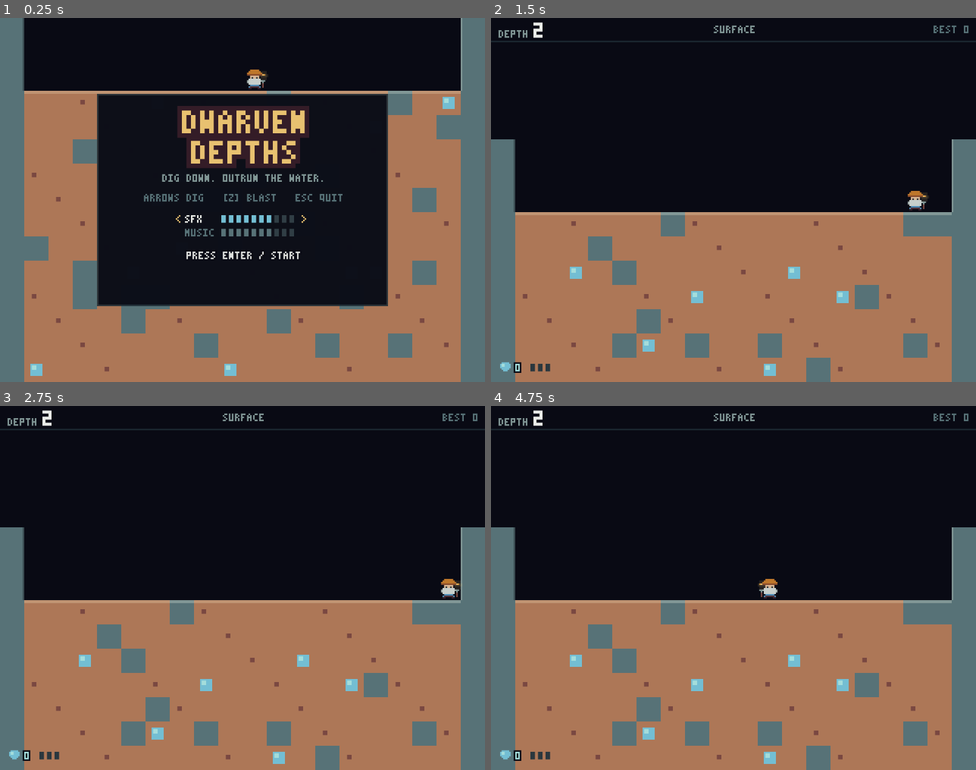
Above: before the commit, frames 1-4 (two rows, left to right).
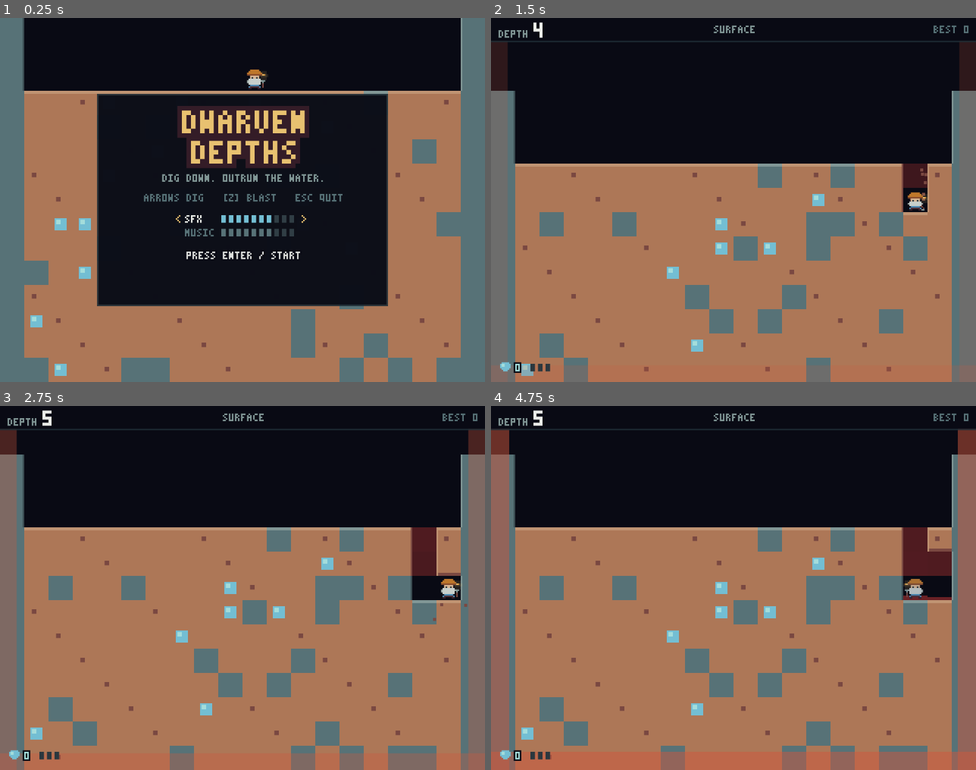
Above: after the commit, the same moments.

Repository: DwarvenExcursion/dwarven-depths
Game: Godot game, scene res://main.tscn
Same seed, same stepped clock (60 frames per second), same inputs: the game is played once before the commit and once after it.
Inputs:
- Up to frame 1 (0.25 s): no input
- Up to frame 2 (1.5 s): tap Enter (start_game) at 0.5 s; hold Right (move_right) 0.53-1.28 s; hold Z (dig) 0.53-1.28 s; hold Down (move_down) from 1.28 s (still down); tap Z (dig) at 1.35 s
- Up to frame 3 (2.75 s): release Down (move_down) at 2.03 s; hold Right (move_right) from 2.03 s (still down); hold Enter (start_game) from 2.03 s (still down); tap Z (dig) at 2.3 s
- Up to frame 4 (4.75 s): release Right (move_right) at 2.78 s; release Enter (start_game) at 2.78 s; hold Up (move_up) 2.78-3.53 s; tap Z (dig) at 2.85, 4.55 s; tap Enter (start_game) at 3.5, 4.35 s; hold Z (dig) 3.53-4.28 s; hold Left (move_left) from 3.53 s (still down)

The runs differ from the first frame. In frame 1, 9.0% of the frame differs, in the area x 5-95%, y 20-100%; in frame 2, 25%; in frame 3, 35%; in frame 4, 36%, in the area x 0-100%, y 2-100%.

Commit message:
Strata to depth 5000, and a cave curve to keep them passable
Seventeen bands from SURFACE to WORLDHEART at 5000, gaps widening from
60 rows to 840, with neighbours rotated through different Apollo ramps
so a boundary reads as a change of colour and not just of density.
Anything deeper clamps: stratum() keeps the last match rather than
indexing, so there was never a bound to run off.

The work order's `cave` key did not exist. Generation rolled only stone
and gem and made everything else dirt, so depth had no terrain variation
at all -- only a repaint. `cave` is the chance that rock has already
broken, rolled before stone, rising with depth. It is what makes the
deep bands survivable: they are the hardest to cut and also the most
likely to be open somewhere. Without it a 0.56-stone band is a wall.

Measured over 100 rows per band by tools/stratashot.gd: open space runs
0.2% at the surface to 16% at EMBERDEEP, and the longest run of rows
with no diggable tile is 0 at every band. 5200 rows generate in 39 ms.

Note that this moves floodsim's seeded baseline. The extra randf() per
tile shifts the whole RNG stream even where cave is 0.00, so its
depth-40 stall margin reads 48 rows where it used to read 19 -- same
statistics, different world, no difficulty change. Confirmed it was the
stream and not variance by running it three times identically.

Also corrected the docs: CRYSTAL and MAGMA were never unreachable. That
came from the scripted dwarf, which dies around 108 because it has no
lookahead. A human reaches MAGMA consistently, which is why four bands
had seemed like enough.

Co-Authored-By: Claude Opus 5 <noreply@anthropic.com>

Diff:
--- a/dwarven-depths/scripts/apollo.gd
+++ b/dwarven-depths/scripts/apollo.gd
@@ -63,26 +63,100 @@
 
 ## Depth bands. Stone density climbing is the difficulty curve: more stone
 ## means more forced detours, and a detour costs depth directly.
+## The descent, in seventeen tiers from the surface to row 5000.
+##
+## Three curves run the whole way down and none of them is linear:
+##
+## - `stone` rises but flattens. Past about 0.5 the shaft stops being diggable
+##   and starts being a wall, so the deep tiers creep rather than climb.
+## - `gem` falls but never reaches zero. Gems are blast currency, and a tier
+##   that pays nothing is a tier where a wall of stone is a dead end.
+## - `cave` is the counterweight. Open space rises with depth, so the deepest
+##   rock is the hardest to cut *and* the most likely to have already broken
+##   somewhere. It is what keeps a 0.56-stone tier passable.
+##
+## Depths past the last tier clamp to it -- stratum() keeps the last match
+## rather than indexing, so there is no bound to run off.
+##
+## Every colour is an Apollo 46 constant except `deep`, the bedrock tint
+## behind the shaft, which is a per-tier near-black. That exception predates
+## this table; the four original tiers all carry one.
 const STRATA := [
-	{"at": 0,   "name": "SURFACE",    "stone": 0.10, "gem": 0.07,
+	{"at": 0,    "name": "SURFACE",    "stone": 0.10, "gem": 0.070, "cave": 0.00,
 		"dirt": SOIL,      "dirt_hi": SOIL_L,    "dirt_lo": SOIL_D,
 		"rock": SLATE_L,   "rock_hi": SLATE_XL,  "rock_lo": SLATE,
 		"deep": Color("120d10")},
-	{"at": 60,  "name": "DEEP EARTH", "stone": 0.18, "gem": 0.06,
+	{"at": 60,   "name": "DEEP EARTH", "stone": 0.18, "gem": 0.060, "cave": 0.01,
 		"dirt": SOIL_D,    "dirt_hi": SOIL,      "dirt_lo": SOIL_XD,
 		"rock": SLATE,     "rock_hi": SLATE_L,   "rock_lo": SLATE_D,
 		"deep": Color("0d0f14")},
-	{"at": 130, "name": "CRYSTAL",    "stone": 0.26, "gem": 0.05,
+	{"at": 130,  "name": "CRYSTAL",    "stone": 0.26, "gem": 0.050, "cave": 0.02,
 		"dirt": VIOLET_D,  "dirt_hi": VIOLET,    "dirt_lo": VIOLET_XD,
 		"rock": SLATE_D,   "rock_hi": SLATE,     "rock_lo": SLATE_XD,
 		"deep": Color("100c18")},
-	{"at": 210, "name": "MAGMA",      "stone": 0.34, "gem": 0.04,
+	{"at": 210,  "name": "MAGMA",      "stone": 0.34, "gem": 0.040, "cave": 0.03,
 		"dirt": BARK,      "dirt_hi": RUST,      "dirt_lo": BARK_XD,
 		"rock": BARK_XD,   "rock_hi": BARK,      "rock_lo": BLOOD_XD,
 		"deep": Color("15080c")},
+
+	# --- past the old floor -------------------------------------------
+	{"at": 310,  "name": "OBSIDIAN",   "stone": 0.38, "gem": 0.036, "cave": 0.05,
+		"dirt": SLATE_D,   "dirt_hi": SLATE,     "dirt_lo": SLATE_XD,
+		"rock": INK,       "rock_hi": SLATE_XD,  "rock_lo": VOID,
+		"deep": Color("07080d")},
+	{"at": 430,  "name": "CINDERFALL", "stone": 0.41, "gem": 0.033, "cave": 0.06,
+		"dirt": BLOOD_D,   "dirt_hi": BLOOD,     "dirt_lo": BLOOD_XD,
+		"rock": BARK_XD,   "rock_hi": BARK,      "rock_lo": BLOOD_XD,
+		"deep": Color("170a0e")},
+	{"at": 580,  "name": "THE VEIN",   "stone": 0.435, "gem": 0.031, "cave": 0.075,
+		"dirt": RUST,      "dirt_hi": BRONZE,    "dirt_lo": BARK,
+		"rock": BARK_XD,   "rock_hi": BARK,      "rock_lo": BLOOD_XD,
+		"deep": Color("1a0e08")},
+	{"at": 760,  "name": "DEEPFORGE",  "stone": 0.455, "gem": 0.029, "cave": 0.085,
+		"dirt": BARK,      "dirt_hi": RUST,      "dirt_lo": BARK_XD,
+		"rock": SLATE_XD,  "rock_hi": SLATE_D,   "rock_lo": INK,
+		"deep": Color("120a0a")},
+	{"at": 980,  "name": "SALTWORKS",  "stone": 0.47, "gem": 0.027, "cave": 0.095,
+		"dirt": SAND,      "dirt_hi": SAND_L,    "dirt_lo": SOIL_L,
+		"rock": SLATE_L,   "rock_hi": SLATE_XL,  "rock_lo": SLATE,
+		"deep": Color("141013")},
+	{"at": 1250, "name": "GLASSFLOW",  "stone": 0.485, "gem": 0.026, "cave": 0.105,
+		"dirt": STEEL,     "dirt_hi": AZURE,     "dirt_lo": DENIM,
+		"rock": NAVY,      "rock_hi": DENIM,     "rock_lo": INK,
+		"deep": Color("080b16")},
+	{"at": 1580, "name": "THE CHOKE",  "stone": 0.50, "gem": 0.025, "cave": 0.115,
+		"dirt": MOSS_D,    "dirt_hi": MOSS,      "dirt_lo": SOIL_XD,
+		"rock": SLATE_D,   "rock_hi": SLATE,     "rock_lo": SLATE_XD,
+		"deep": Color("0a1410")},
+	{"at": 1980, "name": "NIGHTROCK",  "stone": 0.51, "gem": 0.024, "cave": 0.125,
+		"dirt": VIOLET_D,  "dirt_hi": VIOLET,    "dirt_lo": VIOLET_XD,
+		"rock": INK,       "rock_hi": SLATE_XD,  "rock_lo": VOID,
+		"deep": Color("0c0a16")},
+	{"at": 2460, "name": "THE MARROW", "stone": 0.52, "gem": 0.023, "cave": 0.135,
+		"dirt": BONE,      "dirt_hi": WHITE,     "dirt_lo": MIST,
+		"rock": SLATE,     "rock_hi": SLATE_L,   "rock_lo": SLATE_D,
+		"deep": Color("15161a")},
+	{"at": 3040, "name": "COLDIRON",   "stone": 0.53, "gem": 0.022, "cave": 0.145,
+		"dirt": SLATE,     "dirt_hi": SLATE_L,   "dirt_lo": SLATE_D,
+		"rock": SLATE_XD,  "rock_hi": SLATE_D,   "rock_lo": INK,
+		"deep": Color("0d1116")},
+	{"at": 3740, "name": "THE SUMP",   "stone": 0.54, "gem": 0.021, "cave": 0.155,
+		"dirt": MOSS,      "dirt_hi": LIME,      "dirt_lo": MOSS_D,
+		"rock": BLOOD_XD,  "rock_hi": BLOOD_D,   "rock_lo": INK,
+		"deep": Color("0a1210")},
+	{"at": 4580, "name": "EMBERDEEP",  "stone": 0.55, "gem": 0.020, "cave": 0.165,
+		"dirt": FLOOD,     "dirt_hi": FLOOD_HI,  "dirt_lo": BLOOD,
+		"rock": BLOOD_XD,  "rock_hi": BLOOD_D,   "rock_lo": INK,
+		"deep": Color("1a0709")},
+	{"at": 5000, "name": "WORLDHEART", "stone": 0.56, "gem": 0.020, "cave": 0.175,
+		"dirt": BRONZE,    "dirt_hi": GOLD,      "dirt_lo": RUST,
+		"rock": BARK_XD,   "rock_hi": BARK,      "rock_lo": BLOOD_XD,
+		"deep": Color("1c1206")},
 ]
 
 
+## The tier a row belongs to. Anything below the last entry clamps to it, so
+## the mine keeps generating forever without the table having to.
 static func stratum(row: int) -> Dictionary:
 	var s: Dictionary = STRATA[0]
 	for e in STRATA:
--- a/dwarven-depths/scripts/mine.gd
+++ b/dwarven-depths/scripts/mine.gd
@@ -47,6 +47,11 @@
 				t = STONE
 			elif generated_to < SKY_ROWS:
 				t = EMPTY          # open sky, and the flood's inlet
+			elif randf() < st["cave"]:
+				# Rock that has already broken. Rolled before stone so the
+				# deep tiers stay passable: they are the hardest to cut and
+				# also the most likely to be open somewhere.
+				t = EMPTY
 			elif randf() < st["stone"]:
 				t = STONE
 			elif randf() < st["gem"]:
--- /dev/null
+++ b/dwarven-depths/tools/stratashot.gd
@@ -0,0 +1,141 @@
+extends SceneTree
+
+## Strata harness: the curves, generation validity, and one shot per tier.
+##
+##   godot --path . --script res://tools/stratashot.gd
+##
+## Checks the three things the table can get wrong: that every tier is
+## reachable and named, that generation past the last tier clamps instead of
+## running off the end, and that the deep tiers are still passable rather than
+## a solid wall of stone.
+
+const OUT := "res://shots"
+
+var main: Node2D
+var _reported := false
+var _pending := ""
+var _wait := 0
+var _step := 0
+var _script: Array = []
+
+
+func _initialize() -> void:
+	DirAccess.make_dir_recursive_absolute(ProjectSettings.globalize_path(OUT))
+	main = (load("res://main.tscn") as PackedScene).instantiate()
+	get_root().add_child(main)
+
+	# One shot per tier would be seventeen images; these are the ones where the
+	# look changes most, plus the clamp case well past the table.
+	_script = []
+	for d in [0, 310, 980, 1580, 2460, 3740, 5000, 9000]:
+		_script.append([d, "s-%05d" % d])
+
+
+# --- Numbers ------------------------------------------------------
+
+func _report() -> void:
+	print("--- strata curves ---")
+	print("   depth  tier          stone    gem   cave   open%  solid-run")
+	for e in Apollo.STRATA:
+		var d: int = e["at"]
+		var m := _measure(d)
+		print("  %6d  %-12s  %.3f  %.3f  %.3f  %5.1f  %d"
+			% [d, e["name"], e["stone"], e["gem"], e["cave"],
+			m["open_pct"], m["longest_solid_row_run"]])
+
+	# Past the end of the table.
+	var clamp_tier: Dictionary = Apollo.stratum(99999)
+	print("  depth 99999 clamps to %s (last tier is %s)"
+		% [clamp_tier["name"], Apollo.STRATA[-1]["name"]])
+
+	var t0 := Time.get_ticks_msec()
+	var m2 := Mine.new()
+	m2.generate_to(5200)
+	print("  generated 5200 rows in %d ms, %d tiles"
+		% [Time.get_ticks_msec() - t0, m2.tiles.size()])
+
+
+## Sample a band of rows and report how open it is, and the worst case: the
+## longest run of rows with no diggable dirt anywhere across the shaft.
+func _measure(depth: int) -> Dictionary:
+	var m := Mine.new()
+	m.generate_to(depth + 120)
+
+	var open := 0
+	var total := 0
+	var run := 0
+	var worst := 0
+	for y in range(depth + 10, depth + 110):
+		var diggable := 0
+		for x in Mine.COLS:
+			var t: int = m.at(Vector2i(x, y))
+			total += 1
+			if t == Mine.EMPTY:
+				open += 1
+			if t == Mine.DIRT or t == Mine.GEM or t == Mine.EMPTY:
+				diggable += 1
+		if diggable == 0:
+			run += 1
+			worst = maxi(worst, run)
+		else:
+			run = 0
+
+	return {
+		"open_pct": 100.0 * float(open) / float(total),
+		"longest_solid_row_run": worst,
+	}
+
+
+# --- Shots --------------------------------------------------------
+
+func _place(depth: int) -> void:
+	main.mine.reset()
+	main.flood.reset()
+	main.state = main.State.PLAY
+	main.hud.mode = main.hud.Mode.PLAY
+	main.deepest = depth
+	main.band = Apollo.stratum(depth)["name"]
+	main.mine.generate_to(depth + main.VIEW_ROWS + Flood.WINDOW_DOWN)
+	main.player = Vector2i(10, depth)
+	main.mine.carve(main.player)
+	main.falling = false
+	main.stun = 0.0
+	main.push_hud()
+	main.queue_redraw()
+
+
+func _process(_delta: float) -> bool:
+	if not _reported:
+		_reported = true
+		_report()
+		return false
+
+	if _wait > 0:
+		_wait -= 1
+		return false
+
+	if not _pending.is_empty():
+		_save(_pending)
+		_pending = ""
+		_wait = 2
+		return false
+
+	if _step >= _script.size():
+		print("captured to %s" % OUT)
+		return true
+
+	var entry: Array = _script[_step]
+	_step += 1
+	if DisplayServer.window_get_size() != Vector2i(320, 240):
+		DisplayServer.window_set_size(Vector2i(320, 240))
+	_place(entry[0])
+	_pending = entry[1]
+	_wait = 5
+	return false
+
+
+func _save(name: String) -> void:
+	var img := get_root().get_texture().get_image()
+	var err := img.save_png("%s/%s.png" % [OUT, name])
+	print("%s  %dx%d  %s" % [name, img.get_width(), img.get_height(),
+		"ok" if err == OK else "FAILED %d" % err])
